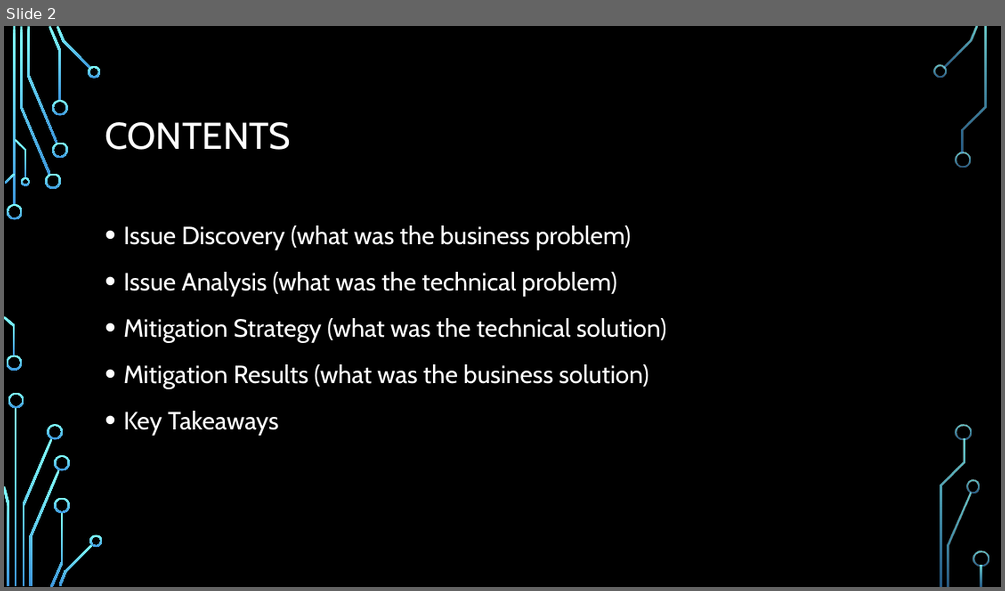
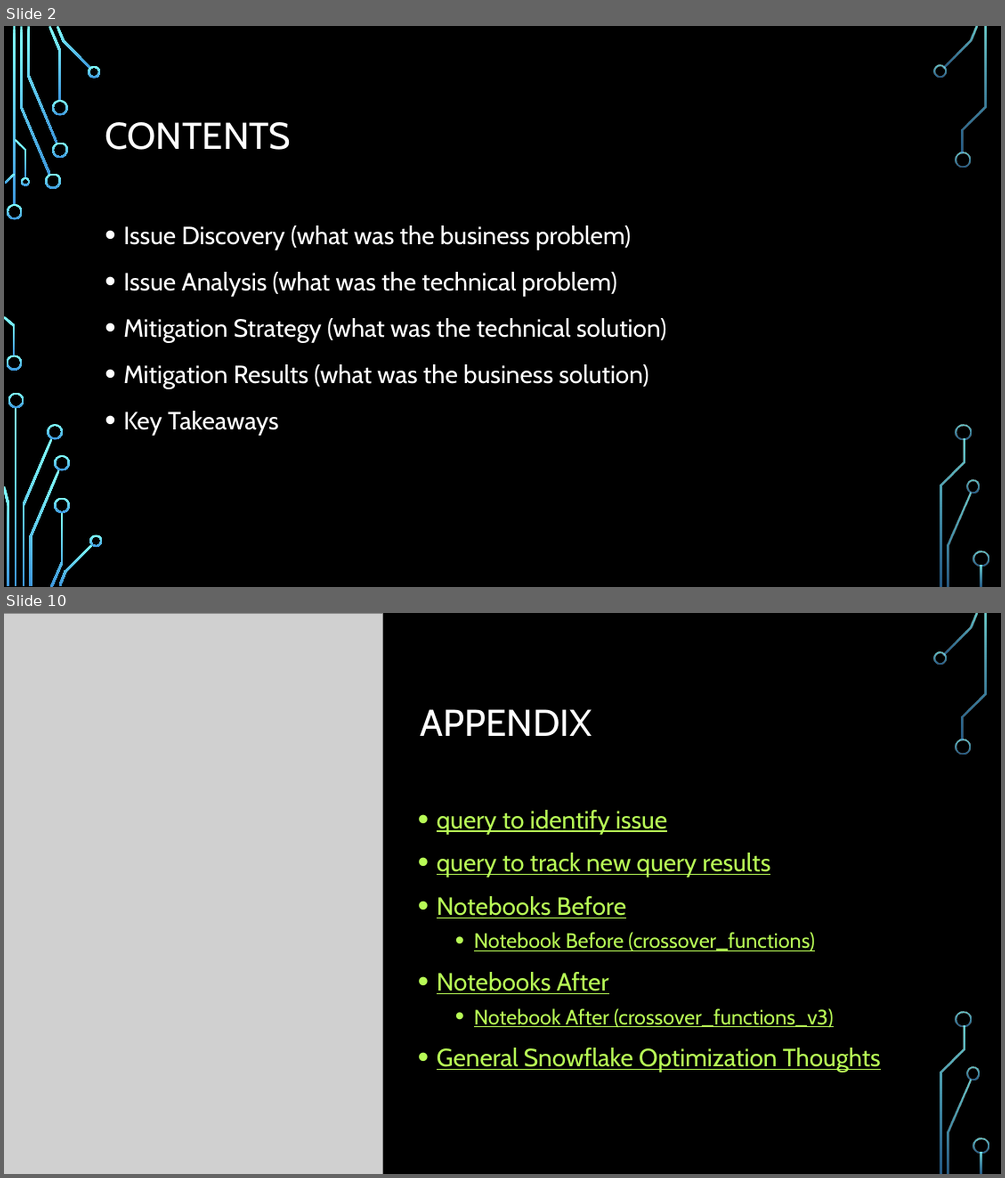
Before and after one commit to GitKlip/portfolio, a slide deck: disney/SnowflakeOptimization-CrossoverTitles.pptx. Shown one above the other, each under a label of ours: slide 2 before the commit, slides 2 and 10 after it; the slides between them are not shown. The pictures are 1005x591 and 1005x1178 pixels, drawn with LibreOffice and Linux fonts; fonts in the diff are those of the drawing; grey boxes stand for pictures; background and template pictures are left out. Boxes give left, top, right and bottom in pixels: in the first picture for what was removed or moved away, otherwise in the second. Text is boxed around its words. In the diff, an @@ line names an element or a change of style, - is before the commit and + after.

Commit message:
update databricks-snowflake

```diff
--- a/disney/SnowflakeOptimization-CrossoverTitles.pptx
+++ b/disney/SnowflakeOptimization-CrossoverTitles.pptx
@@ slide 10 added at bbox=[4, 613, 1001, 1174], background picture (left out); not listed: 21 template elements that a slide beside it also shows @@
@@ picture added at bbox=[4, 613, 382, 1174] @@
@@ title added at bbox=[420, 709, 591, 736], 36 pt, text #FFFFFF @@
+APPENDIX
@@ text added at bbox=[437, 810, 881, 1072], 24 pt, text #B8FA56, underline @@
+• query to identify issue
+• query to track new query results
+• Notebooks Before
+  • Notebook Before (crossover_functions)
+• Notebooks After
+  • Notebook After (crossover_functions_v3)
+• General Snowflake Optimization Thoughts
```
Also in this commit, not shown: 7 slides changed, 1 other slide added, 1 slide removed, 5 other files.
